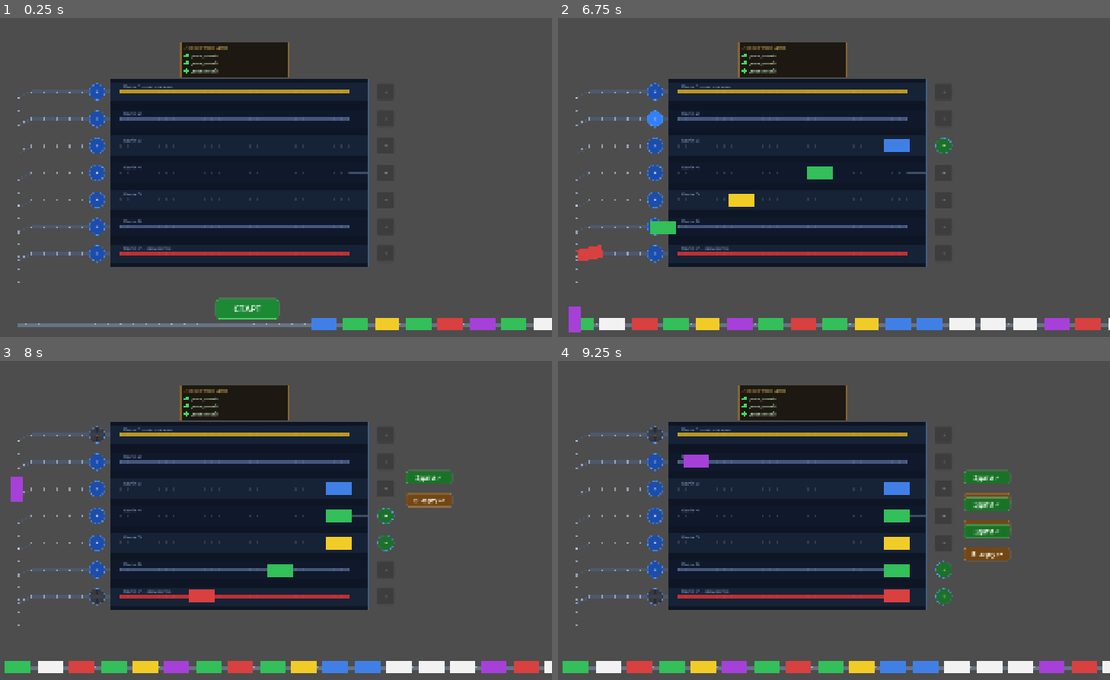
Above: before the commit, frames 1-4 (two rows, left to right).
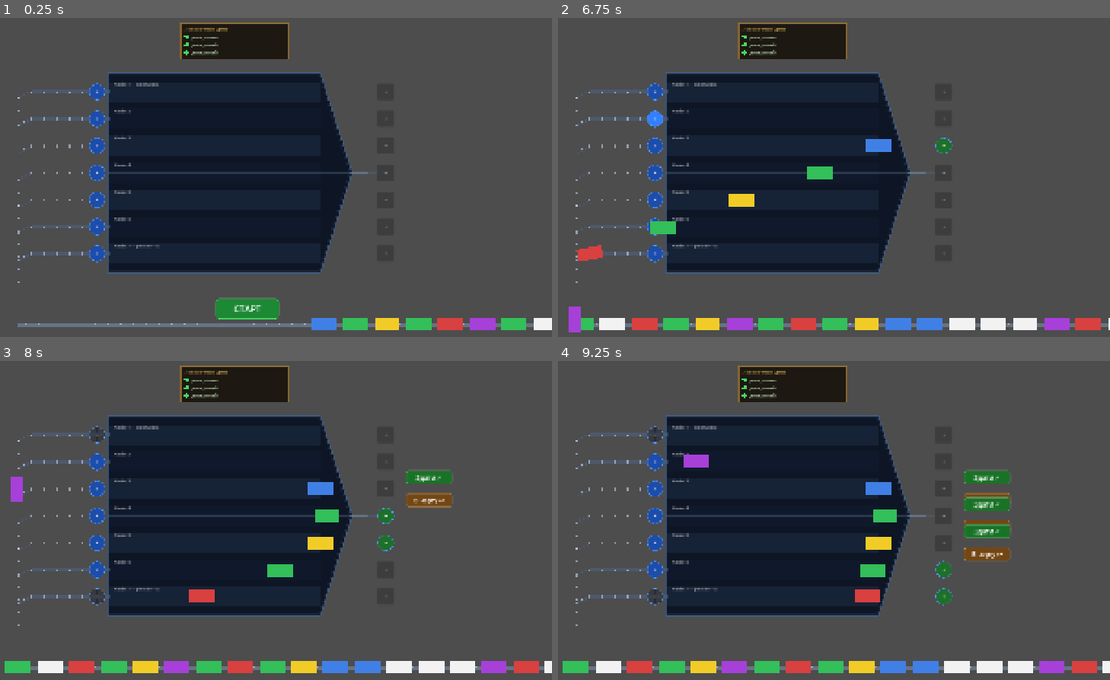
Above: after the commit, the same moments.

Repository: Fenimors99/shunting-game
Game: Godot game, scene res://scenes/GameScreen.tscn
The game is run twice, just before and just after one commit, with the same random seed, the same clock (stepped at 60 frames per second) and the same inputs.
Inputs:
- Up to frame 1 (0.25 s): no input
- Up to frame 2 (6.75 s): click "СТАРТ" at 0.5 s; click "+" at 1.25 s; click "+" at 2 s; click "+" at 2.75 s; click "+" at 3.5 s; click "+" at 4.25 s; click "+" at 5 s; click "+" at 5.75 s; click "+" at 6.5 s
- Up to frame 3 (8 s): click "→" at 7.25 s
- Up to frame 4 (9.25 s): click "→" at 8 s; click "→" at 8.75 s

The runs differ from the first frame. In frame 1, 10% of the frame differs, in the area x 19-67%, y 1-81%; in frame 2, 10%; in frame 3, 10%; in frame 4, 11%.

Commit message:
щось натворив, хочу повернутися до того як показували

Diff:
--- a/scripts/GameScreen.gd
+++ b/scripts/GameScreen.gd
@@ -13,6 +13,7 @@
 	station.track_exit_tapped.connect(_on_track_exit_tapped)
 	station.track_exit_choice.connect(_on_track_exit_choice)
 	loco_depot.availability_changed.connect(station.set_loco_available)
+	loco_depot.position = Layout.LOCO_DEPOT_RECT.position
 	_create_start_button()
 
 func _create_start_button() -> void:
@@ -73,7 +74,7 @@
 func _on_wagon_entered_track(wagon: Wagon, track_index: int) -> void:
 	var slot: int        = station.reserve_slot(track_index)
 	var target_y: float  = station.get_track_y(track_index)
-	var target_x: float  = Layout.get_slot_x(slot)
+	var target_x: float  = Layout.get_slot_x(track_index, slot)
 
 	# Точки маршруту згідно з вашим малюванням рейок
 	var start_y = Layout.QUEUE_Y
@@ -119,6 +120,20 @@
 	tween.tween_property(wagon, "position:x", target_x, final_dist / Layout.SPEED)
 
 	tween.tween_callback(func(): _wagon_arrived(wagon, track_index, slot))
+
+func _move_wagon_to_station(wagon: Wagon, track_idx: int) -> void:
+	# Отримуємо динамічний X для цієї колії
+	var stop_x := Layout.get_track_stop_x(track_idx)
+	var target_pos := Vector2(stop_x, Layout.get_track_y(track_idx))
+
+	var tween := create_tween()
+	var dist := wagon.position.distance_to(target_pos)
+
+	# Рух до нової точки зупинки
+	tween.tween_property(wagon, "position", target_pos, dist / Layout.SPEED)
+
+	# Якщо у вас є поворот при заїзді, не забудьте його залишити
+	tween.parallel().tween_property(wagon, "rotation", 1.5 * PI, 0.3)
 
 func _wagon_arrived(wagon: Wagon, track_index: int, slot: int) -> void:
 	station.place_wagon(wagon, track_index, slot)
--- a/scripts/Layout.gd
+++ b/scripts/Layout.gd
@@ -33,9 +33,14 @@
 static func get_track_capacity(track_index: int) -> int:
 	return TRACK_CAPACITIES.get(track_index, 5)
 
-static func get_slot_x(slot_index: int) -> float:
-	# slot_index=0 — перший вагон у дальньому кінці, наступні ближче до входу
-	return STATION_RIGHT - 33.0 - slot_index * WAGON_GAP
+# ОНОВЛЕНО: додано track_index як перший параметр
+static func get_slot_x(track_index: int, slot_index: int) -> float:
+	# Використовуємо нашу нову функцію, щоб знайти крайню точку для цієї колії
+	var stop_x := get_track_stop_x(track_index)
+
+	# Розраховуємо позицію вагона: перший (slot 0) стає в stop_x,
+	# наступні — лівіше на відстань WAGON_GAP
+	return stop_x - (slot_index * WAGON_GAP)
 
 # --- Призначення виїздів ---
 # Глобальні позиції куди вагони їдуть після виїзду з колії (за межами екрану)
@@ -44,10 +49,26 @@
 const EXIT_SUBMIT_POS   := Vector2(2200.0, -200.0)   # Здати завдання  — вгору праворуч
 
 # Локомотивне депо (на екрані)
-const LOCO_DEPOT_RECT   := Rect2(1310.0, 870.0, 180.0, 75.0)
+const LOCO_DEPOT_RECT   := Rect2(750.0, 90.0, 180.0, 75.0)
 
 static func is_wagon_compatible(wagon_type: Wagon.WagonType, track_index: int) -> bool:
 	match wagon_type:
 		Wagon.WagonType.BROKEN: return track_index == 7
 		Wagon.WagonType.CARGO:  return track_index == 1
 		_: return track_index != 1 and track_index != 7
+
+static func get_track_stop_x(track_index: int) -> float:
+	var track_y := get_track_y(track_index)
+
+	# Параметри (мають збігатися з тими, що в _draw_station_bg)
+	var right := STATION_RIGHT + 100.0
+	var top := TRACK_TOP - 60.0
+	var bottom := get_track_y(7) + 60.0 # 7 — кількість колій
+	var height := bottom - top
+	var center_y := top + height / 2.0
+	var corner_offset := 70.0
+
+	var distance_from_center := absf(track_y - center_y) / (height / 2.0)
+	var edge_x := right - (distance_from_center * corner_offset)
+
+	return edge_x - 170.0 # Відступ для зупинки
--- a/scripts/Station.gd
+++ b/scripts/Station.gd
@@ -42,7 +42,8 @@
 
 func place_wagon(wagon: Wagon, track_index: int, slot: int) -> void:
 	_track_wagons[track_index - 1].append(wagon)
-	wagon.position = Vector2(Layout.get_slot_x(slot), get_track_y(track_index))
+	# Використовуємо global_position, бо Layout повертає екранні координати
+	wagon.global_position = Vector2(Layout.get_slot_x(track_index, slot), get_track_y(track_index))
 	_refresh_exit_button(track_index)
 
 func pop_all_wagons(track_index: int) -> Array:
@@ -72,57 +73,101 @@
 	_draw_exit_rails()
 
 func _draw_station_bg() -> void:
-	var left   := Layout.STATION_LEFT - 30
-	var top    := Layout.TRACK_TOP - 40
-	var right  := Layout.STATION_RIGHT + 62   # охоплює кнопки виходу
-	var bottom := Layout.get_track_y(Layout.TRACK_COUNT) + 40
-	var w := right - left
-	var h := bottom - top
-
-	# Основний фон
-	draw_rect(Rect2(left, top, w, h), Color(0.05, 0.08, 0.14, 0.97))
-
-	# Підсвітка смуг між коліями
+	var left   := Layout.STATION_LEFT - 40
+	var right  := Layout.STATION_RIGHT + 10 # Трохи додав простору для "носа"
+	var top    := Layout.TRACK_TOP - 60
+	var bottom := Layout.get_track_y(Layout.TRACK_COUNT) + 60
+
+	var width := right - left
+	var height := bottom - top
+	var center_y := top + height / 2.0
+
+	# Параметр звуження тільки для правої сторони
+	var corner_offset := 100.0
+
+	# Точки фігури (Прямокутник зліва + Шестикутник справа = П'ятикутник)
+	var shape_points := PackedVector2Array([
+		Vector2(left, top),                    # 1. Верхній лівий (прямий кут)
+		Vector2(right - corner_offset, top),   # 2. Початок звуження зверху справа
+		Vector2(right, center_y),              # 3. Правий "ніс" (вершина)
+		Vector2(right - corner_offset, bottom),# 4. Кінець звуження знизу справа
+		Vector2(left, bottom)                  # 5. Нижній лівий (прямий кут)
+	])
+
+	# 1. Малюємо основний фон
+	draw_polygon(shape_points, [Color(0.05, 0.08, 0.14, 0.97)])
+
+	# 2. Малюємо підсвітку смуг (колій)
 	for i in Layout.TRACK_COUNT:
 		var y := Layout.get_track_y(i + 1)
-		var lane_h := Layout.TRACK_SPACING * 0.72
-		var c := Color(0.12, 0.18, 0.28, 0.5) if i % 2 == 0 else Color(0.07, 0.11, 0.19, 0.5)
-		draw_rect(Rect2(left, y - lane_h * 0.5, w, lane_h), c)
-
-	# Зовнішня рамка
-	draw_rect(Rect2(left, top, w, h), Color(0.25, 0.38, 0.55, 0.8), false, 2.0)
-	# Внутрішній світлий контур
-	draw_rect(Rect2(left + 3, top + 3, w - 6, h - 6), Color(0.45, 0.6, 0.8, 0.12), false, 1.0)
+		var lane_h := Layout.TRACK_SPACING * 0.75
+		var stripe_color := Color(0.12, 0.18, 0.28, 0.5) if i % 2 == 0 else Color(0.07, 0.11, 0.19, 0.5)
+
+		# Смуги починаються від прямого лівого краю і не доходять до гострого носа справа
+		var s_left := left + 5.0
+		var s_right := right - corner_offset
+		draw_rect(Rect2(s_left, y - lane_h * 0.5, s_right - s_left, lane_h), stripe_color)
+
+	# 3. Зовнішня рамка (обводка)
+	# Додаємо першу точку в кінець, щоб лінія замкнулася автоматично
+	var border_points := shape_points
+	border_points.append(shape_points[0])
+	draw_polyline(border_points, Color(0.25, 0.38, 0.55, 0.8), 2.5, true)
+
+	# 4. Декоративний внутрішній контур ("скляний" ефект)
+	var inner_margin := 4.0
+	var inner_points := PackedVector2Array([
+		Vector2(left + inner_margin, top + inner_margin),
+		Vector2(right - corner_offset - inner_margin, top + inner_margin),
+		Vector2(right - inner_margin * 2.0, center_y),
+		Vector2(right - corner_offset - inner_margin, bottom - inner_margin),
+		Vector2(left + inner_margin, bottom - inner_margin),
+		Vector2(left + inner_margin, top + inner_margin)
+	])
+	draw_polyline(inner_points, Color(0.45, 0.6, 0.8, 0.12), 1.0, true)
 
 func _draw_tracks() -> void:
-	var labels := ["Колія 1 — вантажна", "Колія 2", "Колія 3",
-				   "Колія 4", "Колія 5", "Колія 6", "Колія 7 — ремонтна"]
-	var font := ThemeDB.fallback_font
+	# 1. Ті самі межі, що ми використовували для малювання фону
+	var left   := Layout.STATION_LEFT - 40
+	var right  := Layout.STATION_RIGHT + 100
+	var top    := Layout.TRACK_TOP - 60
+	var bottom := Layout.get_track_y(Layout.TRACK_COUNT) + 60
+
+	var height := bottom - top
+	var center_y := top + height / 2.0
+	var corner_offset := 70.0 # Має бути таким самим, як у _draw_station_bg
 
 	for i in Layout.TRACK_COUNT:
-		var y := Layout.get_track_y(i + 1)
-		var color := COLOR_TRACK_NORMAL
-		if i == 0:   color = COLOR_TRACK_CARGO
-		elif i == 6: color = COLOR_TRACK_REPAIR
-
-		# Шпали
-		var sleeper_color := Color(0.28, 0.32, 0.38, 0.55)
-		var sx := Layout.STATION_LEFT
-		while sx <= Layout.STATION_RIGHT:
-			draw_line(Vector2(sx, y - 5), Vector2(sx, y + 5), sleeper_color, 2.5)
-			sx += 24.0
-
-		# Рейки (дві нитки)
-		draw_line(Vector2(Layout.STATION_LEFT, y - 3), Vector2(Layout.STATION_RIGHT, y - 3), color, 2.0)
-		draw_line(Vector2(Layout.STATION_LEFT, y + 3), Vector2(Layout.STATION_RIGHT, y + 3), color, 2.0)
-
-		# Підпис
-		draw_string(font,
-			Vector2(Layout.STATION_LEFT + 10, y - 12),
-			labels[i],
-			HORIZONTAL_ALIGNMENT_LEFT, -1, 15,
-			Color(0.65, 0.75, 0.9, 0.75)
+		var track_y := Layout.get_track_y(i + 1)
+
+		# --- РОЗРАХУНОК ОБРІЗКИ ---
+
+		# Вираховуємо, наскільки далеко від центру (по вертикалі) знаходиться колія
+		# 0.0 = центр, 1.0 = самий верх або самий нижній край
+		var distance_from_center := absf(track_y - center_y) / (height / 2.0)
+
+		# Чим далі колія від центру, тим сильніше ми її "підрізаємо" згідно зі скосом
+		var track_right_edge := right - (distance_from_center * corner_offset)
+
+		# Трохи відступимо від самого краю для краси (наприклад, на 10 пікселів)
+		var final_x_end := track_right_edge - 10.0
+
+		# 2. Малюємо саму колію (лінію)
+		# Вона починається від прямого лівого краю і закінчується на розрахованій точці
+		draw_line(
+			Vector2(left, track_y),
+			Vector2(final_x_end, track_y),
+			Color(0.3, 0.4, 0.5, 0.4), # Колір рейок
+			1.0 # Товщина
 		)
+
+		# 3. Малюємо текст (назви колій)
+		# Тепер ми теж можемо їх підняти (як ви питали раніше)
+		var labels := ["Колія 1 — вантажна", "Колія 2", "Колія 3",
+					   "Колія 4", "Колія 5", "Колія 6", "Колія 7 — ремонтна"]
+
+		var text_pos := Vector2(left + 20, track_y - 20) # Підняли на 20 пікселів
+		draw_string(ThemeDB.fallback_font, text_pos, labels[i], HORIZONTAL_ALIGNMENT_LEFT, -1, 14, Color.GRAY)
 
 func _draw_junction_line() -> void:
 	var rail_color := Color(0.5, 0.6, 0.75, 0.5)
